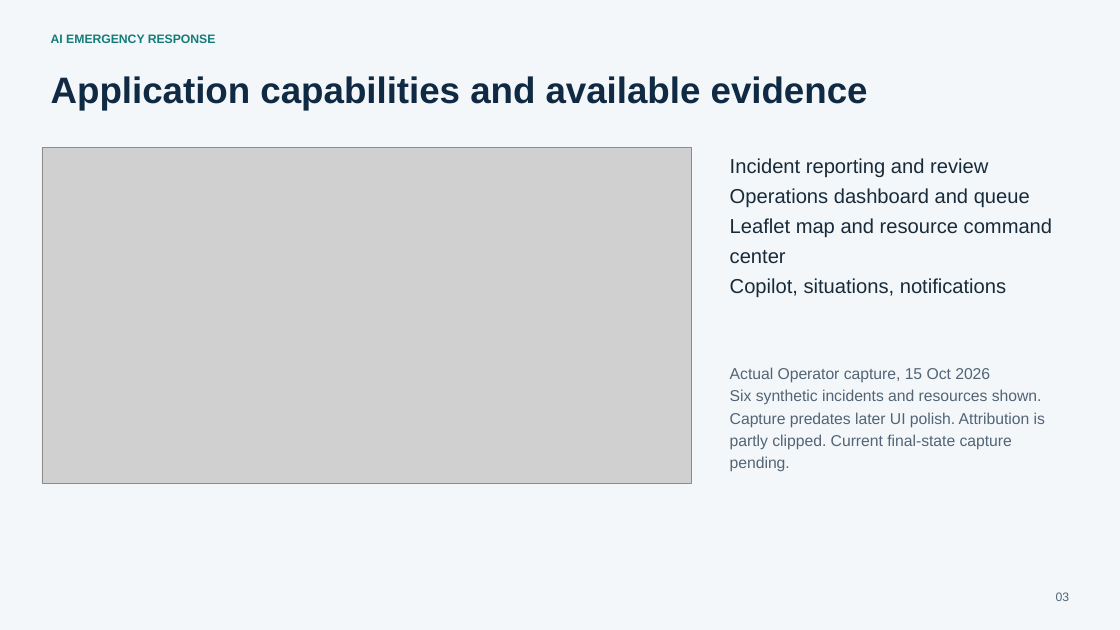
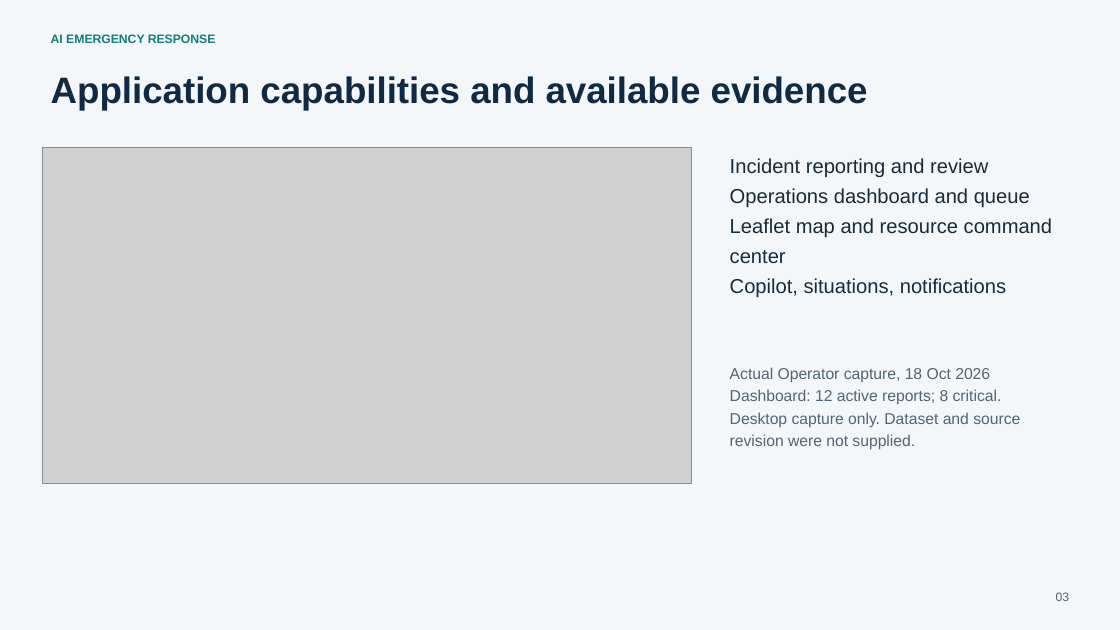
Before and after one commit to AmarjeetJha17/AI-Emergency-Response, a slide deck: slide 3 of docs/portfolio/AI-Emergency-Response-Portfolio-Deck.pptx. Drawn at 1120x630 pixels with LibreOffice and Linux fonts; fonts in the diff are those of the drawing; grey boxes stand for pictures. Boxes give left, top, right and bottom in pixels: in the first picture for what was removed or moved away, otherwise in the second. Text is boxed around its words. In the diff, an @@ line names an element or a change of style, - is before the commit and + after.

```diff
--- a/docs/portfolio/AI-Emergency-Response-Portfolio-Deck.pptx
+++ b/docs/portfolio/AI-Emergency-Response-Portfolio-Deck.pptx
@@ text at (730, 367, 1020, 450): text changed @@
-Actual Operator capture, 15 Oct 2026
-Six synthetic incidents and resources shown.
-Capture predates later UI polish. Attribution is partly clipped. Current final-state capture pending.
+Actual Operator capture, 18 Oct 2026
+Dashboard: 12 active reports; 8 critical.
+Desktop capture only. Dataset and source revision were not supplied.
```
Also in this commit, not shown: 1 other slide changed, 27 other files.
